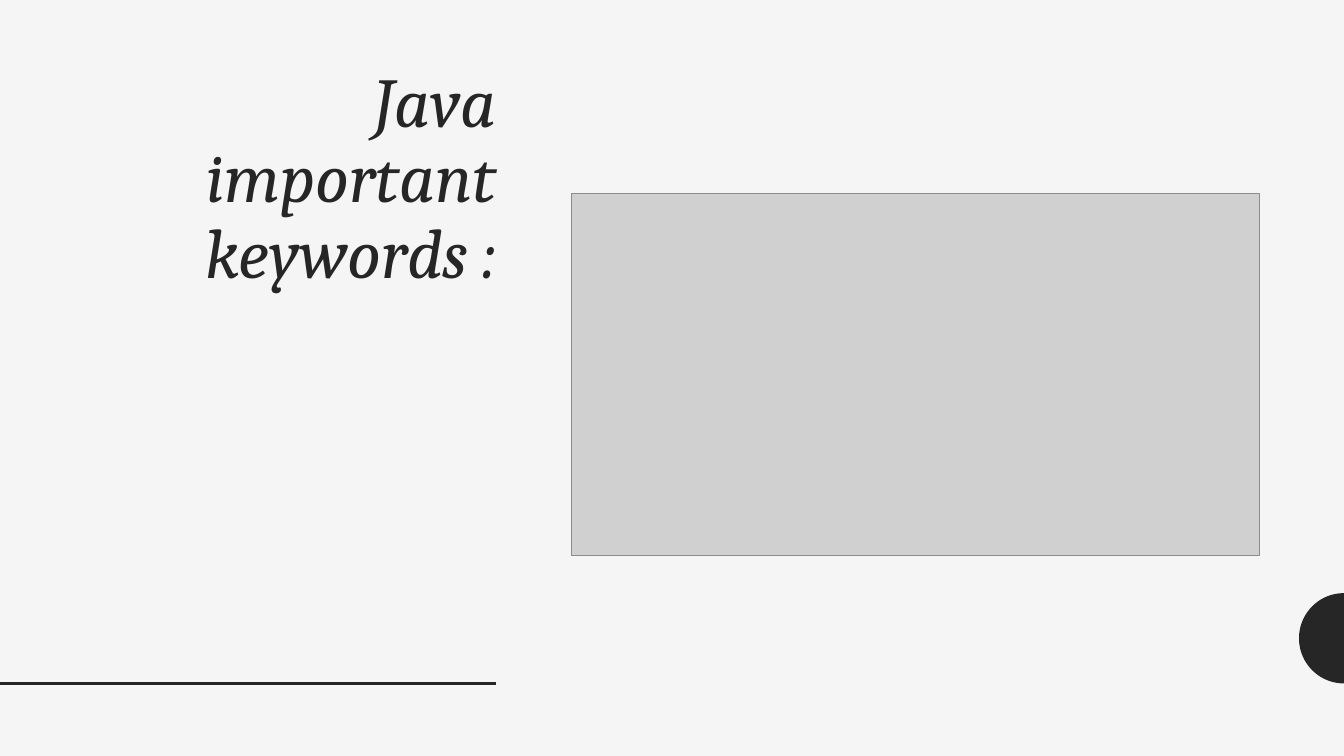
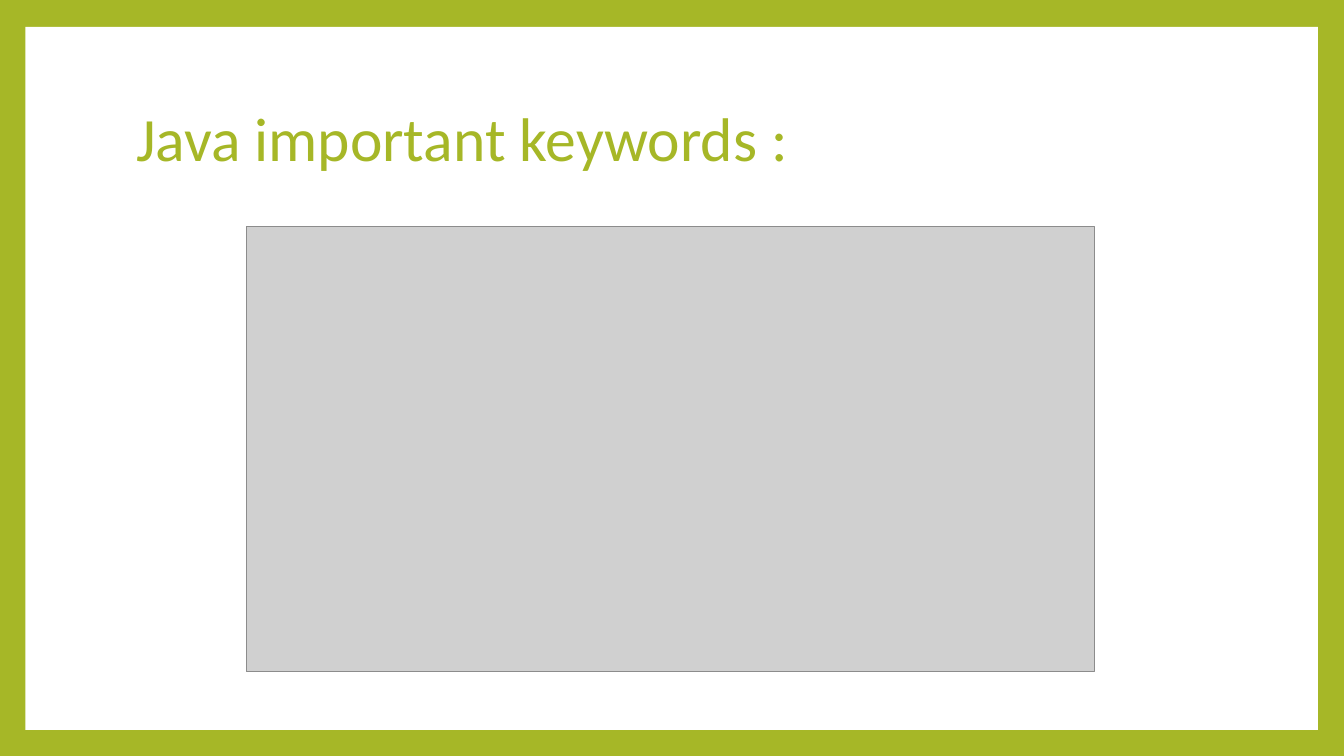
Before and after one commit to ramimhossain12/Java-Programming-Tutorial-OOP-Exercises, a slide deck: slide 17 of java tutarial for OOP/polymorphism.pptx. Drawn at 1344x756 pixels with LibreOffice and Linux fonts; fonts in the diff are those of the drawing; grey boxes stand for pictures. Boxes give left, top, right and bottom in pixels: in the first picture for what was removed or moved away, otherwise in the second. Text is boxed around its words. In the diff, an @@ line names an element or a change of style, - is before the commit and + after.

Commit message:
theme change polymorphism

```diff
--- a/java tutarial for OOP/polymorphism.pptx
+++ b/java tutarial for OOP/polymorphism.pptx
@@ background #F5F5F5 to #A6B727 @@
@@ rectangle added at box(25, 27, 1318, 730), fill #FFFFFF @@
@@ title "Java important keywords :": place and size @@
-title "Java important keywords :" at box(205, 80, 496, 293)
+title "Java important keywords :" at box(136, 118, 757, 171)
@@ title "Java important keywords :" at box(136, 118, 757, 171): size 50 to 44 pt, font Cambria to Calibri, text colour #262626 to #A6B727, italic off; alignment right to left; vertical alignment top to middle @@
@@ picture: place and size @@
-picture at box(572, 194, 1260, 556)
+picture at box(246, 227, 1094, 673)
@@ freeform shape removed at box(1300, 593, 1344, 684) @@
@@ line removed from (0, 684) to (496, 684) @@
```
Also in this commit, not shown: 24 other slides changed, 1 slide added, 1 slide removed.
